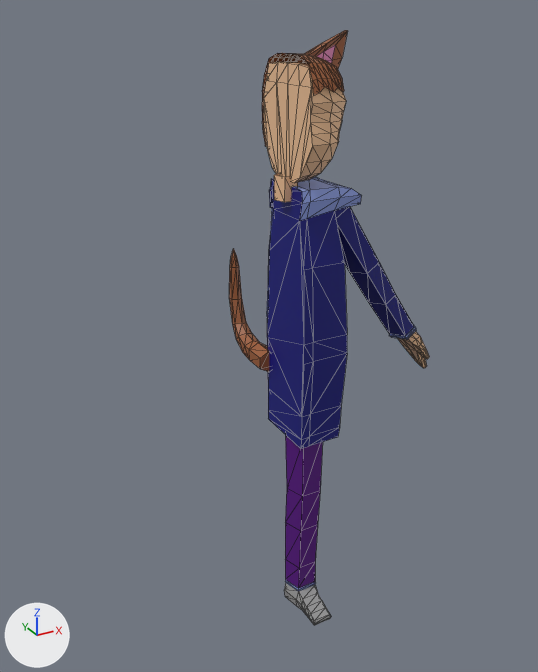
The glTF model models/web/sange_low_poly.glb as it was, and as the next commit left it.
One viewpoint serves both versions: a 50 mm lens placed at (-1.53, -2.64, 2.88), pointed at (0.02, 0.18, 1.47). Lighting does not change. The marker at lower left points along +X, +Y and +Z. Mesh edges are drawn as thin lines. Where no turn or scale is listed for an object, it has been applied to the vertices. Vertices at the same position are counted once.
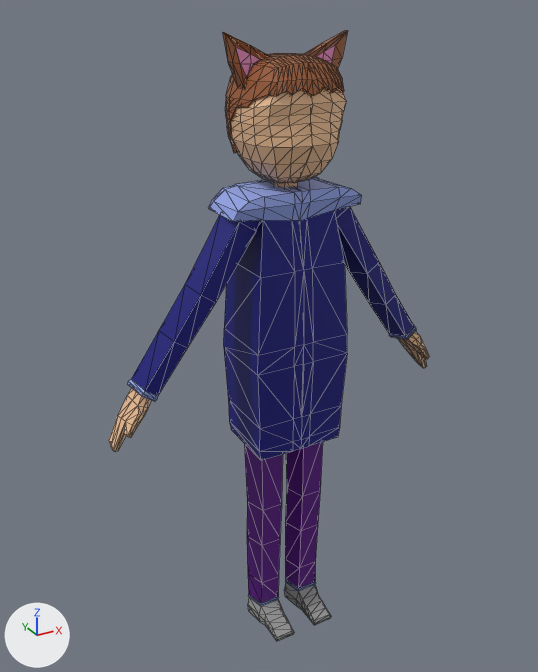
Commit message: Model Mirror Fix

Diff of the bpy script that builds the scene:
```diff
--- a/models/web/sange_low_poly.glb.py
+++ b/models/web/sange_low_poly.glb.py
@@ me_cube @@
-me_cube.from_pydata(...)  # 104 vertices, 202 faces; spans x 0.0..0.298, y -0.165..0.237, z -0.645..0.536
+me_cube.from_pydata(...)  # 185 vertices, 382 faces; spans x -0.298..0.298, y -0.165..0.237, z -0.645..0.536
+# me_cube part 1
+# 81 vertices are added at x -0.298..-0.032, y -0.165..0.237, z -0.645..0.535
+# 88 new faces join them, mat_shirt (dark blue #000378)
+# 92 new faces join them, mat_scarf (blue #92a3e7)
 me_cube.materials.append(mat_shirt)
@@ me_cylinder @@
 me_cylinder.from_pydata(...)  # 74 vertices, 141 faces; spans x -0.09..0.09, y -0.214..0.097, z -1.137..-0.043
+# me_cylinder part 2: the loose piece of 74 vertices spanning x -0.09..0.09, y -0.214..0.097, z -1.137..-0.043 is copied, and the copy is mirrored in x about its middle, then moved by (-0.219, 0.0, 0.0); it spans x -0.309..-0.129, y -0.214..0.097, z -1.137..-0.043
 me_cylinder.materials.append(mat_pants)
@@ me_cylinder_002 @@
 me_cylinder_002.from_pydata(...)  # 85 vertices, 153 faces; spans x 0.009..0.674, y -0.08..0.099, z -0.974..0.02
+# me_cylinder_002 part 3: the loose piece of 40 vertices spanning x 0.009..0.572, y -0.077..0.099, z -0.78..0.02 is copied, and the copy is mirrored in x about its middle, then moved by (-0.888, 0.0, 0.0); it spans x -0.879..-0.316, y -0.077..0.099, z -0.78..0.02
+# me_cylinder_002 part 4: the loose piece of 45 vertices spanning x 0.479..0.674, y -0.08..0.073, z -0.974..-0.698 is copied, and the copy is mirrored in x about its middle, then moved by (-1.459, 0.0, 0.0); it spans x -0.98..-0.785, y -0.08..0.073, z -0.974..-0.698
 me_cylinder_002.materials.append(mat_shirt)
@@ me_cube_003 @@
-me_cube_003.from_pydata(...)  # 105 vertices, 206 faces; spans x 0.0..0.207, y -0.197..0.194, z -0.253..0.2
+me_cube_003.from_pydata(...)  # 181 vertices, 382 faces; spans x -0.207..0.207, y -0.197..0.194, z -0.253..0.2
+# me_cube_003 part 5
+# 76 vertices are added at x -0.207..-0.032, y -0.19..0.189, z -0.253..0.2
+# 176 new faces join them
 me_cube_003.materials.append(mat_skin)
@@ me_cube_004 @@
-me_cube_004.from_pydata(...)  # 140 vertices, 240 faces; spans x 0.0..0.213, y -0.196..0.207, z -0.148..0.233
+me_cube_004.from_pydata(...)  # 532 vertices, 1060 faces; spans x -0.213..0.213, y -0.196..0.207, z -0.148..0.233
+# me_cube_004 part 6: 392 vertices added at x -0.213..0.117, y -0.196..0.207, z -0.148..0.232
 me_cube_004.materials.append(mat_brown)
@@ me_cube_005 @@
 me_cube_005.from_pydata(...)  # 26 vertices, 48 faces; spans x -0.103..0.103, y -0.022..0.039, z -0.103..0.103
+# me_cube_005 part 7: the loose piece of 26 vertices spanning x -0.103..0.103, y -0.022..0.039, z -0.103..0.103 is copied, and the copy is mirrored in x about its middle, then moved by (-0.329, 0.0, 0.0); it spans x -0.432..-0.226, y -0.022..0.039, z -0.103..0.103
 me_cube_005.materials.append(mat_brown)
```

Location of each change, (x1, y1, x2, y2) in pixels of the pictures (538 x 672 px):
'Cube', reshaped (60% wider)
    before: (266, 177, 362, 449)
    after: (208, 177, 362, 460)
'Cylinder.001', reshaped
    before: (335, 207, 429, 368)
    after: (109, 207, 429, 452)
'Cylinder', reshaped (83% wider)
    before: (284, 435, 331, 625)
    after: (244, 442, 331, 641)
'Cube.001', reshaped
    before: (264, 61, 346, 183)
    after: (231, 89, 346, 183)
'Cube.002', reshaped (45% wider, 7% taller)
    before: (262, 53, 344, 146)
    after: (225, 53, 344, 153)
'Cube.004', reshaped
    before: (297, 30, 348, 69)
    after: (223, 30, 348, 89)
part 1 of me_cube, added (blue)
    after: (208, 180, 304, 460)
part 2 of me_cylinder, added
    after: (244, 444, 294, 641)
part 3 of me_cylinder_002, added (blue)
    after: (128, 215, 260, 402)
part 4 of me_cylinder_002, added
    after: (109, 388, 151, 452)
part 5 of me_cube_003, added
    after: (231, 90, 313, 183)
part 6 of me_cube_004, added
    after: (225, 53, 344, 153)
part 7 of me_cube_005, added
    after: (223, 32, 270, 89)
'Cylinder.003', unchanged, covered by the edit
    before: (229, 249, 269, 372)
